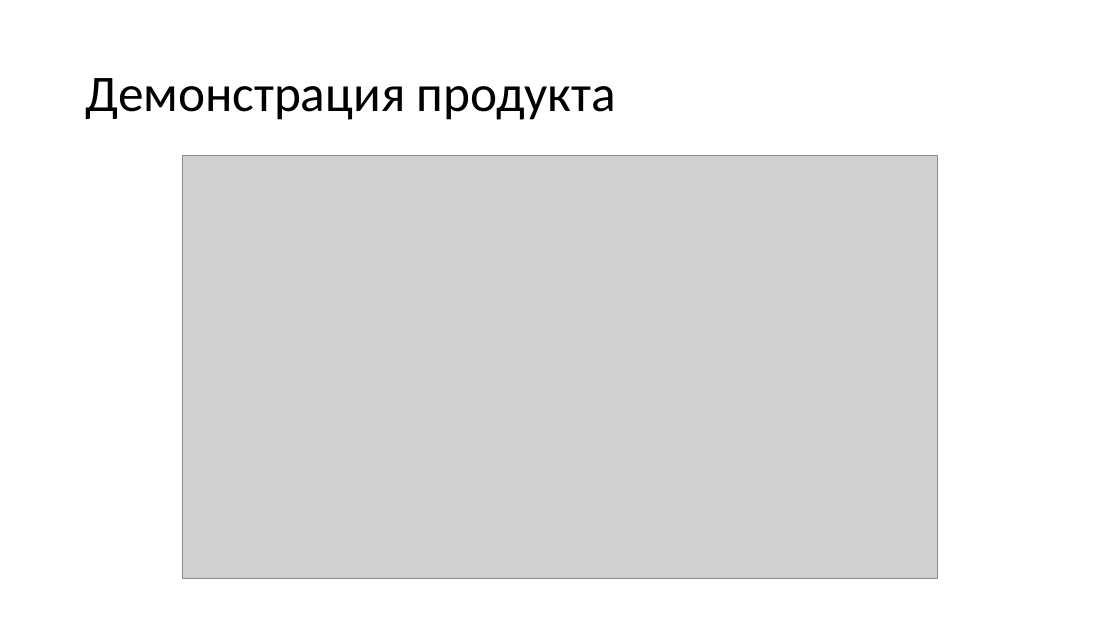
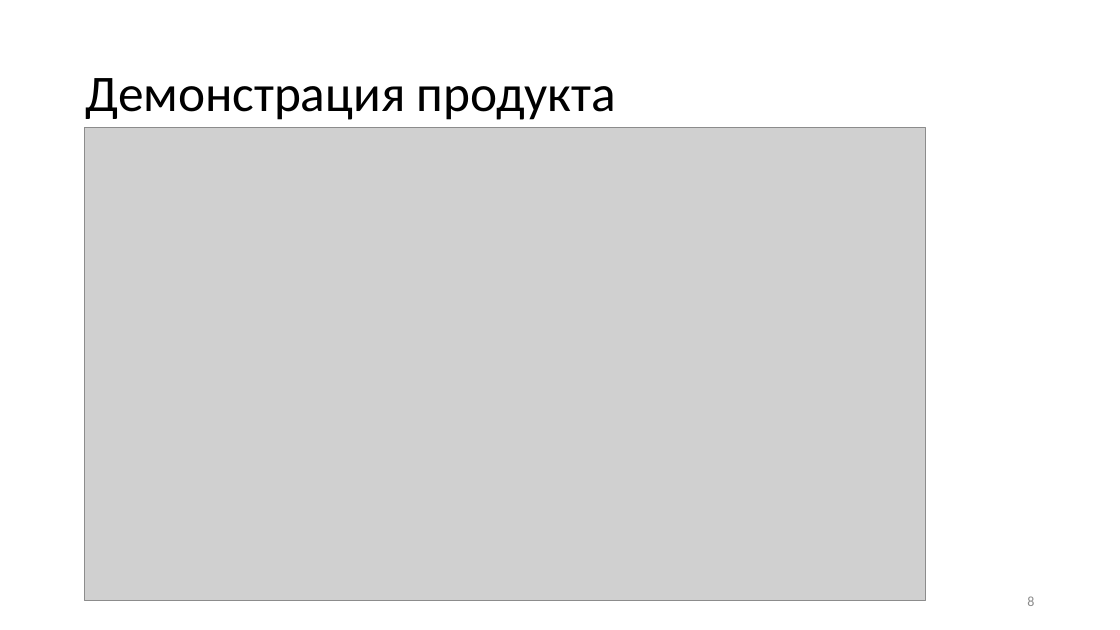
Before and after one commit to egoistique/TravelWithFriends, a slide deck: slide 8 of documentation/Презентация.pptx (slide 7 before the commit). Drawn at 1120x630 pixels with LibreOffice and Linux fonts; fonts in the diff are those of the drawing; grey boxes stand for pictures. Boxes give left, top, right and bottom in pixels: in the first picture for what was removed or moved away, otherwise in the second. Text is boxed around its words. In the diff, an @@ line names an element or a change of style, - is before the commit and + after.

```diff
--- a/documentation/Презентация.pptx
+++ b/documentation/Презентация.pptx
@@ picture: place and size @@
-picture at [183,155,938,579]
+picture at [85,128,926,601]
@@ page number added at [1027,596,1034,606], 12 pt, text #8C8C8C @@
+8
```
Also in this commit, not shown: 7 other slides changed, 4 slides added, 5 slides removed, 1 other file.
